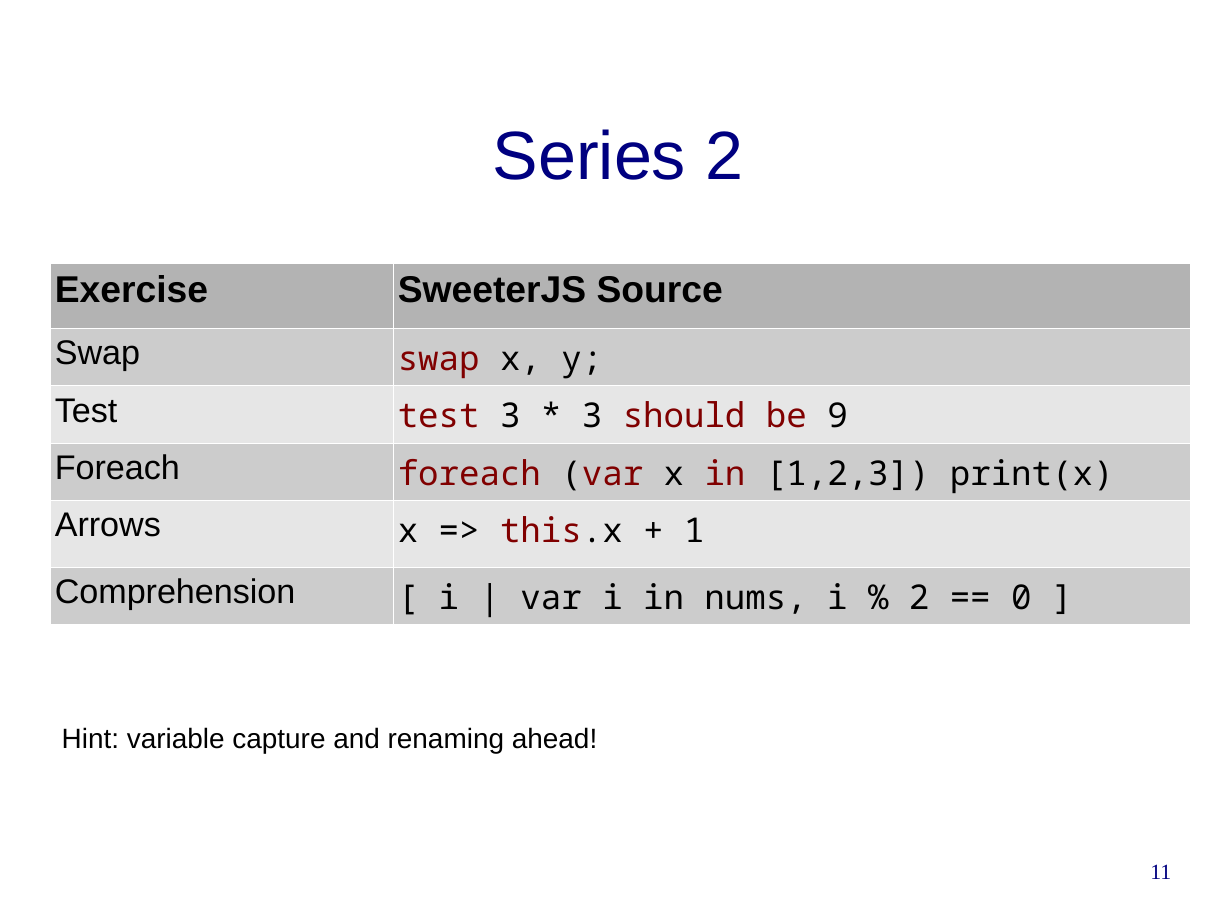
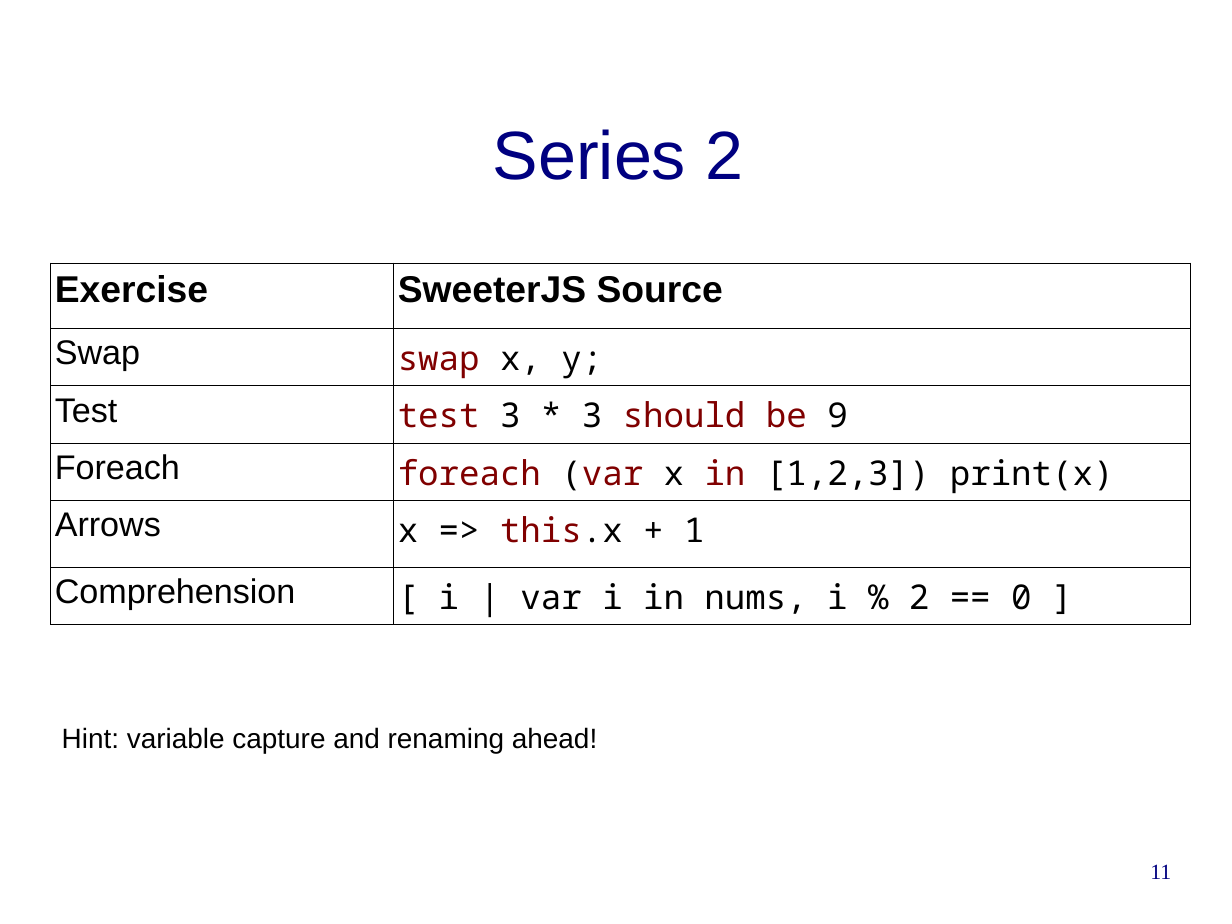
Before and after one commit to cwi-swat/rascal-course-pldi-2015, a slide deck: slide 11 of presentations/HackYourJavascript.odp. Drawn at 1232x924 pixels with LibreOffice and Linux fonts; fonts in the diff are those of the drawing; background and template pictures are left out. Boxes give left, top, right and bottom in pixels: in the first picture for what was removed or moved away, otherwise in the second. Text is boxed around its words. In the diff, an @@ line names an element or a change of style, - is before the commit and + after.

```diff
--- a/presentations/HackYourJavascript.odp
+++ b/presentations/HackYourJavascript.odp
@@ table at [50,263,1191,624] @@
@@ fill #B3B3B3 to none in row 1 @@
@@ fill #CCCCCC to none in 6 cells @@
@@ fill #E6E6E6 to none in 4 cells @@
@@ borders changed @@
```
Also in this commit, not shown: 2 other slides changed, 1 other file.
